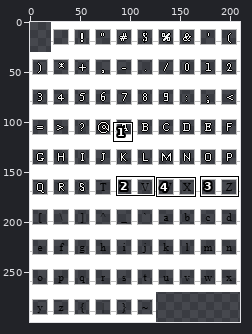
A pixel-art file gets an edit: assets/sprites/UI/Font/Simpletun-template.aseprite. The picture above shows the old version from afar; the outline marks the close-up.
Close-up. Before the edit:
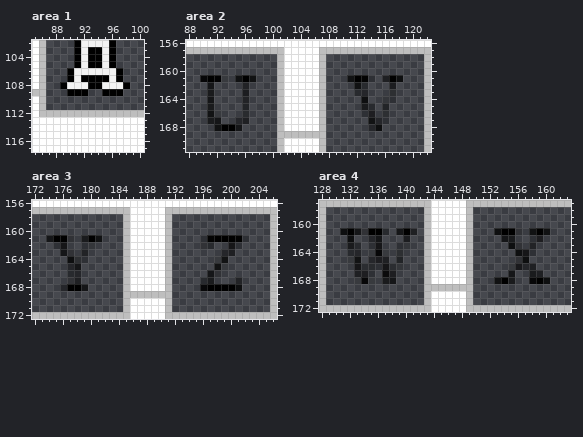
210x300 pixels, 1 frame. Pixels under 10% opacity are left out. Colours within 5 levels of each other are drawn and written as one. Shown: area 1: x 85..100, y 102..117; area 2: x 88..122, y 156..171; area 3: x 172..206, y 156..172; area 4: x 128..163, y 157..172. The commit also changed other parts of the picture, which this record leaves out.
After the commit:
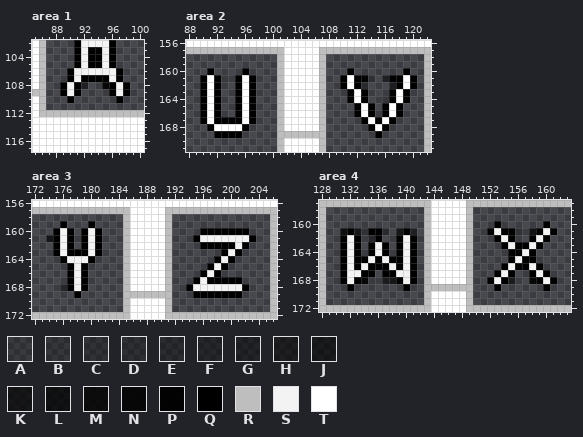
Palette (. is transparent): A #00000033  B #00000040  C #0000004d  D #0000005a  E #00000068  F #00000077  G #00000084  H #00000093  J #000000a1  K #000000b0  L #000000c0  M #000000d0  N #000000e1  P #000000f5  Q #000000  R #bebebe  S #f3f3f3  T #ffffff
The author wrote: Updated Font Sheet Finished Alphabet and 90% of Symbols
Changes in this commit:
Changed rows in their new state; - is an unchanged pixel.
Area 1, layer "Font":
first column x 89:
108 --QF..NQ--
109 QS-.--.-SQ
110 -Q------Q-
Area 2, layer "Font":
first column x 90:
160 -Q----Q--------------Q-------Q-
161 QT---QTQ------------QT------QTQ
162 QTQ--QTQ------------QTQ-----QTQ
163 QTQ--QTQ-------------QTQ---QTQ-
164 QTQ--QTQ-------------QTQ---QTQ-
165 QTQ--QTQ--------------QTQ-QTQ--
166 QTQ--QTQ--------------QTQ-QTQ--
167 QTQQQQTQ---------------QTQTQ---
168 -QTTTTQ-----------------QTQ----
169 --QQQQ-------------------Q-----
Area 3, layer "Font":
first column x 175:
159 -Q---Q-----------------------
160 QSQ-QSQ--------------QQQQQQQ-
161 -SQ-QSQ-------------QSSSSSSSQ
162 QSQ-QSQ--------------QQQQQSQ-
163 QSQQQSQ-----------------QSQ--
164 -QSSSQ-----------------QSQ---
165 --QSQ-----------------QSQ----
166 --QSQ----------------QSQ-----
167 --QSQ---------------QSQQQQQ--
168 ---SQ--------------QSSSSSSSQ-
169 ---Q----------------QQQQQQQ--
Area 4, layer "Font":
first column x 131:
160 ----------------------Q------Q-
161 ---------------------QS------SQ
162 QSQ--Q--QSQ-----------QSQ--QSQ-
163 QSQ-QSQ-QSQ------------QSQQSQ--
164 QSQ-QSQ-QSQ-------------QQSQ---
165 QSQQSQSQQSQ-------------QSQQ---
166 QSQSQQQSQSQ------------QSQQSQ--
167 QSSQQ-QQSSQ-----------QSQ--QSQ-
168 QSQ-----QSQ----------QS------SQ
169 -Q-------Q------------Q------Q-
Changed places in both close-ups, as pixel boxes (x1, y1, x2, y2):
changed: (60, 82, 130, 103)
changed: (200, 68, 256, 138)
changed: (340, 68, 417, 138)
changed: (53, 221, 102, 298)
changed: (186, 228, 256, 298)
changed: (487, 221, 557, 291)
changed: (340, 235, 417, 291)
